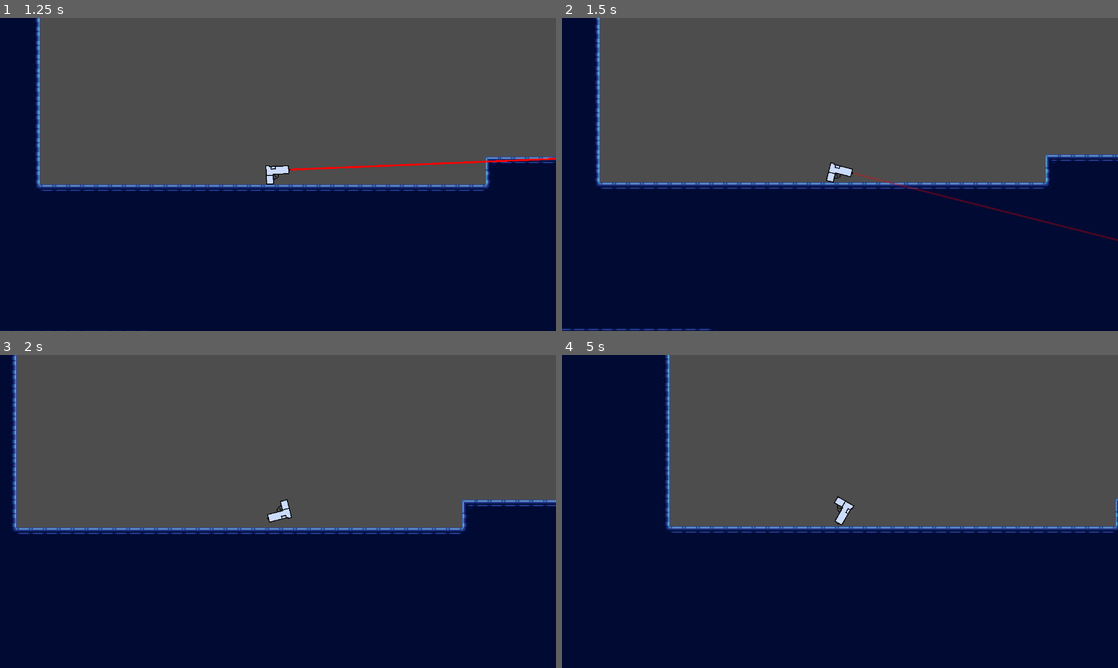
Above: before the commit, frames 1-4 (two rows, left to right).
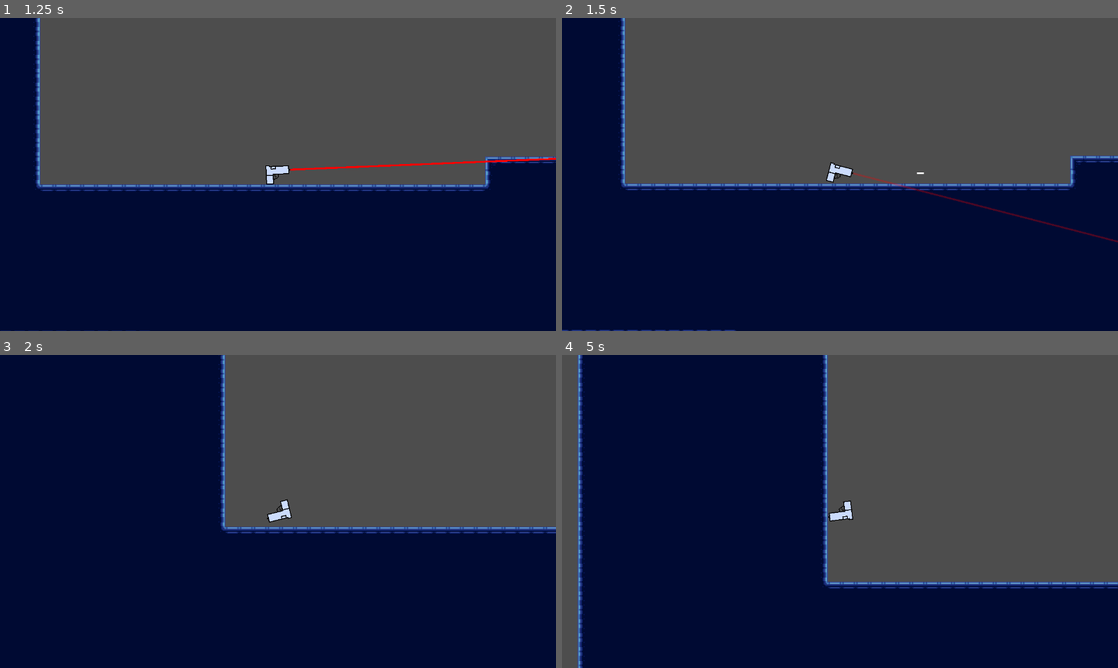
Above: after the commit, the same moments.

Repository: GamesFromANobody/JumpGun
Game: Godot game, scene res://Scenes/Levels/level_grodis1.tscn
Same seed, same stepped clock (60 frames per second), same inputs: the game is played once before the commit and once after it. This scene is started directly instead of the project's main scene.
Inputs (mouse positions are in pixels of both pictures, inside the frame that each line leads up to):
- Up to frame 1 (1.25 s): move the mouse to (400, 158) at 0.52 s; hold Right mouse button (aimSlowdown) from 0.53 s (still down)
- Up to frame 2 (1.5 s): move the mouse to (728, 190) at 1.27 s; release Right mouse button (aimSlowdown) at 1.28 s; click (728, 190) at 1.35 s
- Up to frame 3 (2 s): no input
- Up to frame 4 (5 s): move the mouse to (895, 442) at 2.02 s; hold Right mouse button (aimSlowdown) 2.03-2.78 s; move the mouse to (812, 574) at 2.77 s; click (812, 574) at 2.85 s; move the mouse to (1006, 558) at 3.52 s; hold Right mouse button (aimSlowdown) 3.53-4.28 s; move the mouse to (673, 464) at 4.27 s; click (673, 464) at 4.35 s

Frame 1 is identical in both runs. In frame 2, 5.9% of the frame differs, in the area x 0-100%, y 0-100%; in frame 3, 25%; in frame 4, 31%.

Commit message:
Add files via upload

Diff:
--- /dev/null
+++ b/jumpgun/Resources/Player/Resource_player_pistol.tres
@@ -0,0 +1,21 @@
+[gd_resource type="Resource" script_class="PlayerGunTypes" load_steps=3 format=3 uid="uid://bu85wpm47qosw"]
+
+[ext_resource type="Texture2D" uid="uid://cjsko6mhgu607" path="res://Import/Textures/temp-gun.png" id="1_crcyd"]
+[ext_resource type="Script" path="res://Scripts/ResourceScript/player_gun_types.gd" id="1_vn8nu"]
+
+[resource]
+script = ExtResource("1_vn8nu")
+gun_type = 0
+gun_model = ExtResource("1_crcyd")
+gun_hitbox = PackedVector2Array(-5, 11, -14, 11, -14, -10, 14, -10, 14, 0, 1, 0, 1, 3, -1, 5, -3, 6, -5, 6)
+muzzle_location = Vector2(14, -5)
+full_auto = false
+shot_cooldown = 0.1
+starting_ammo = 18
+max_ammo = 18
+rotation_force = 1.0
+bullet_velocity = 800
+knockback = 1.0
+max_slowdown = 0.25
+slowdown_seconds = 2.5
+slowdown_recharge_rate = 0.25
--- /dev/null
+++ b/jumpgun/Resources/Player/Resource_player_shotgun.tres
@@ -0,0 +1,23 @@
+[gd_resource type="Resource" script_class="PlayerGunTypes" load_steps=4 format=3 uid="uid://dgf7220xtb1he"]
+
+[ext_resource type="Texture2D" uid="uid://ye4d0xhwryv4" path="res://Import/Textures/bullet.png" id="1_bnqkw"]
+[ext_resource type="Script" path="res://Scripts/ResourceScript/player_gun_types.gd" id="1_lb1lt"]
+[ext_resource type="Texture2D" uid="uid://umclk13rlpwa" path="res://Import/Textures/temp-shotgun.png" id="2_50a0d"]
+
+[resource]
+script = ExtResource("1_lb1lt")
+gun_type = 1
+gun_model = ExtResource("2_50a0d")
+gun_hitbox = PackedVector2Array(-27, 6, -30, 0, -31, -5, -20, -6, -17, -5, -10, -7, 32, -7, 32, -4, -3, -4, -13, 2, -18, 2, -25, 6)
+muzzle_location = Vector2(32, -6)
+full_auto = false
+shot_cooldown = 0.8
+starting_ammo = 6
+max_ammo = 6
+rotation_force = 1.0
+bullet_model = ExtResource("1_bnqkw")
+bullet_velocity = 800
+knockback = 2.0
+max_slowdown = 0.25
+slowdown_seconds = 2.5
+slowdown_recharge_rate = 0.25
--- a/jumpgun/Scenes/player.tscn
+++ b/jumpgun/Scenes/player.tscn
@@ -10,7 +10,6 @@
 gravity_scale = 0.25
 angular_damp = 10.0
 script = ExtResource("1_dvgqa")
-knockback = 0.5
 
 [node name="Gun" type="Sprite2D" parent="."]
 position = Vector2(1, -1)
@@ -24,9 +23,6 @@
 
 [node name="CollisionPistol" type="CollisionPolygon2D" parent="."]
 polygon = PackedVector2Array(-5, 11, -14, 11, -14, -10, 14, -10, 14, 0, 1, 0, 1, 3, -1, 5, -3, 6, -5, 6)
-
-[node name="CollisionShotgun" type="CollisionPolygon2D" parent="."]
-polygon = PackedVector2Array(-27, 6, -30, 0, -31, -5, -20, -6, -17, -5, -10, -7, 32, -7, 32, -4, -3, -4, -13, 2, -18, 2, -25, 6)
 
 [node name="Camera2D" type="Camera2D" parent="."]
 zoom = Vector2(2, 2)
--- /dev/null
+++ b/jumpgun/Scripts/ResourceScript/player_gun_types.gd
@@ -0,0 +1,33 @@
+extends Resource
+class_name PlayerGunTypes
+
+enum ShotTypes {
+	PISTOL,
+	SHOTGUN,
+	TODO_SNIPER,
+	SMG,
+	TODO_LMG,
+}
+@export_group("Gun")
+@export var gun_type : ShotTypes = ShotTypes.PISTOL
+@export var gun_model : Texture2D = preload("res://Import/Textures/temp-gun.png")
+@export var gun_hitbox : PackedVector2Array
+@export var muzzle_location : Vector2 = Vector2(14, -5)
+@export var full_auto = false
+@export_range(0, 3, 0.005) var shot_cooldown = 0.1 #not used in code, shotCooldown is used
+@export_range(0, 200, 1.0) var starting_ammo = 18
+@export_range(0, 200, 1.0) var max_ammo = 18
+@export_range(0, 10, 0.01) var rotation_force : float = 1.0
+@export_group("")
+
+@export_group("Bullets")
+@export var bullet_model : Texture2D #Eventually replace this with different bullet scenes instead of just textures
+@export_range(100, 3000, 100) var bullet_velocity = 800
+@export_range(0, 10, 0.01) var knockback : float = 1.0
+@export_group("")
+
+@export_group("Aiming")
+@export_range(0.05, 1, 0.01) var max_slowdown : float = 0.25
+@export_range(0, 15, 0.25) var slowdown_seconds : float = 2.5
+@export_range(0, 4, 0.05) var slowdown_recharge_rate : float = 0.25 #0.25 = 4 times longer to recharge than the active duration
+@export_group("")
--- a/jumpgun/Scripts/UI/level_select.gd
+++ b/jumpgun/Scripts/UI/level_select.gd
@@ -41,15 +41,14 @@
 
 
 func _on_pistol_pressed() -> void:
-	GunSelection.gun_model = 1
+	GunSelection.gun_model = load("res://Resources/Player/Resource_player_pistol.tres")
 	get_tree().change_scene_to_file(fileToLoad)
 
 func _on_shotgun_pressed() -> void:
-	GunSelection.gun_model = 2
+	GunSelection.gun_model = load("res://Resources/Player/Resource_player_shotgun.tres")
 	get_tree().change_scene_to_file(fileToLoad)
 
 func _on_default_weapon_pressed() -> void:
-	GunSelection.gun_model = -1
 	get_tree().change_scene_to_file(fileToLoad)
 
 func _on_weapon_back_pressed() -> void:
--- a/jumpgun/Scripts/gun_selection.gd
+++ b/jumpgun/Scripts/gun_selection.gd
@@ -1,3 +1,3 @@
 extends Node
 
-@export var gun_model = 1
+@export var gun_resource : PlayerGunTypes
--- a/jumpgun/Scripts/player.gd
+++ b/jumpgun/Scripts/player.gd
@@ -15,46 +15,29 @@
 	SMG,
 	TODO_LMG,
 }
-@export_group("Gun")
-@export var gun_type : ShotTypes
-@export_range(1, 5, 1.0) var gun_model = 1
-@export var full_auto = false
-@export_range(0, 3, 0.005) var shot_cooldown = 0.1 #not used in code, shotCooldown is used
-@export_range(0, 200, 1.0) var starting_ammo = 18
-@export_range(0, 200, 1.0) var max_ammo = 18
-@export_range(0, 10, 0.01) var rotation_force : float = 1.0
-@export_group("")
-
-@export_group("Bullets")
-@export_range(1, 5, 1.0) var bullet_model
-@export_range(100, 3000, 100) var bullet_velocity = 800
-@export_range(0, 10, 0.01) var knockback : float = 1.0
-@export_group("")
-
-@export_group("Aiming")
-@export_range(0.05, 1, 0.01) var max_slowdown : float = 0.25
-@export_range(0, 15, 0.25) var slowdown_seconds : float = 2.5
-@export_range(0, 4, 0.05) var slowdown_recharge_rate : float = 0.25 #0.25 = 4 times longer to recharge than the active duration
-@export_group("")
+#Gun
+var gun_type : ShotTypes = ShotTypes.PISTOL
+var gun_model : Texture2D = preload("res://Import/Textures/temp-gun.png")
+var full_auto = false
+var shot_cooldown = 0.1 #not used in code, shotCooldown is used
+var starting_ammo = 18
+var max_ammo = 18
+var rotation_force : float = 1.0
+
+#Bullets
+var bullet_model
+var bullet_velocity = 800
+var knockback : float = 1.0
+
+#Aiming
+var max_slowdown : float = 0.25
+var slowdown_seconds : float = 2.5
+var slowdown_recharge_rate : float = 0.25 #0.25 = 4 times longer to recharge than the active duration
+
 @export var god_mode = false
-
+@export var gun_resource : PlayerGunTypes
 
 var bullet_scene = preload("res://Scenes/Projectiles/bullet.tscn")
-
-var bulletInstances = [
-	preload("res://Scenes/Projectiles/bullet.tscn"),
-	preload("res://Scenes/Projectiles/bullet.tscn"), #TODO, replace with updated textures
-	preload("res://Scenes/Projectiles/bullet.tscn"),
-	preload("res://Scenes/Projectiles/bullet.tscn"),
-	preload("res://Scenes/Projectiles/bullet.tscn"),
-]
-var gunTextures = [
-	preload("res://Import/Textures/temp-gun.png"),
-	preload("res://Import/Textures/temp-shotgun.png"),
-	preload("res://Import/Textures/temp-gun.png"), #TODO, replace with updated textures
-	preload("res://Import/Textures/temp-gun.png"),
-	preload("res://Import/Textures/temp-gun.png"),
-]
 
 #Control scheme
 var prevMouseVelocity : Vector2
@@ -66,35 +49,25 @@
 
 #Slowdown
 var gameSpeed = 1.0
-var shotCooldown = 1.0
+var shotCooldown = 0.5
 var slowdown : float
 var allowSlowdown = true
 var isPaused = false
 var currentMag : int
 
 func _ready() -> void:
-	if GunSelection.gun_model != -1:
-		gun_model = GunSelection.gun_model
+	if GunSelection.gun_resource != null:
+		gun_resource = GunSelection.gun_resource
+	if gun_resource != null:
+		pass
 	$Gun/LaserSight.self_modulate = Color(1, 0, 0, 0)
 	$PauseMenu.hide()
 	slowdown = slowdown_seconds
 	currentMag = starting_ammo
 	#TODO Implement gun model different collision boxes
-	$CollisionPistol.disabled = true
-	$CollisionShotgun.disabled = true
-	print(gun_model)
-	match gun_model: #Enable which collision box
-		1:
-			$CollisionPistol.disabled = false
-		2:
-			$CollisionShotgun.disabled = false
-		3:
-			pass
-		4:
-			pass
-		5:
-			pass
-	$Gun.texture = gunTextures[gun_model - 1]
+
+
+	$Gun.texture = gun_model
 
 #Update the game speed while aiming down sight
 func _physics_process(delta: float) -> void:
